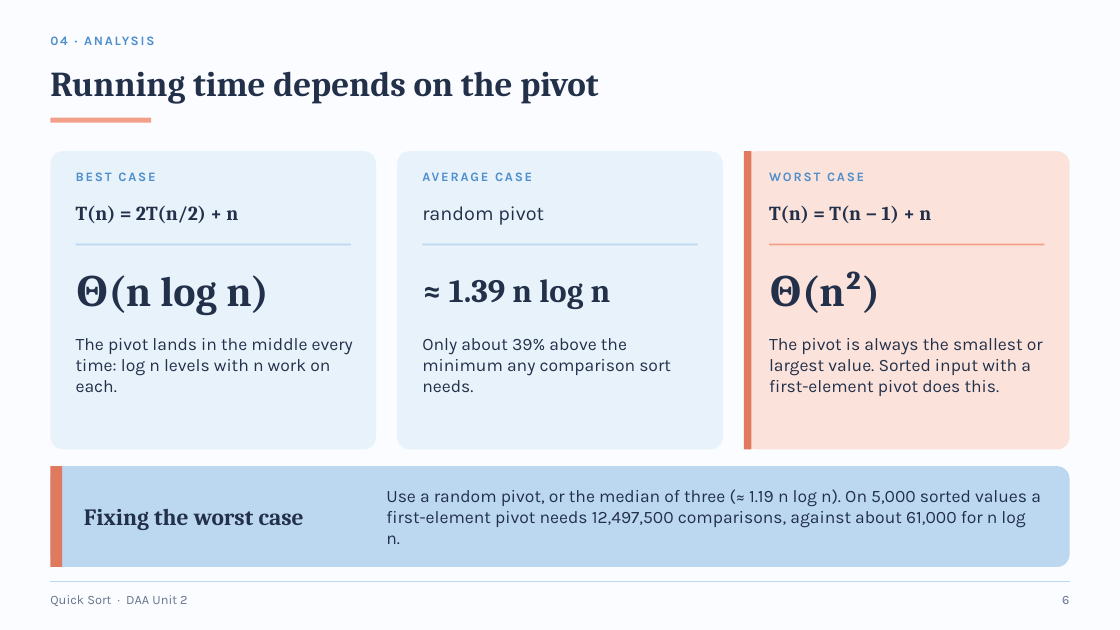
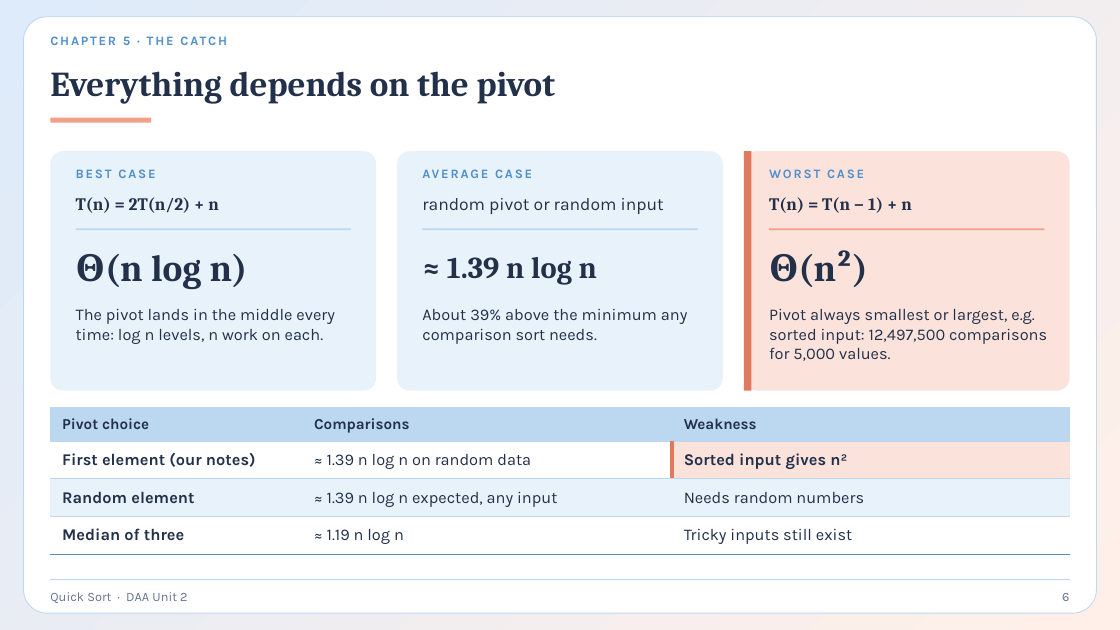
Before and after one commit to AmeyKuradeAK/DAA, a slide deck: slide 6 of QuickSort_DAA.pptx. Drawn at 1120x630 pixels with LibreOffice and Linux fonts; fonts in the diff are those of the drawing. Boxes give left, top, right and bottom in pixels: in the first picture for what was removed or moved away, otherwise in the second. Text is boxed around its words. In the diff, an @@ line names an element or a change of style, - is before the commit and + after.

```diff
--- a/QuickSort_DAA.pptx
+++ b/QuickSort_DAA.pptx
@@ background #FAFCFF to gradient #DDEBFA to #FFEFE8 @@
@@ rounded rectangle added at bbox=[24, 17, 1096, 613], fill #FFFFFF, outline #BCD8F1 0.75 pt @@
@@ text at bbox=[123, 36, 130, 45]: text changed @@
-04 · ANALYSIS
+CHAPTER 5 · THE CATCH
@@ title at bbox=[50, 71, 555, 104]: text changed @@
-Running time depends on the pivot
+Everything depends on the pivot
@@ rounded rectangle: place and size @@
-rounded rectangle at bbox=[50, 151, 376, 450]
+rounded rectangle at bbox=[50, 151, 376, 391]
@@ rounded rectangle: place and size @@
-rounded rectangle at bbox=[397, 151, 723, 450]
+rounded rectangle at bbox=[397, 151, 723, 391]
@@ text "AVERAGE CASE": place and size @@
-text "AVERAGE CASE" at bbox=[423, 164, 707, 189]
+text "AVERAGE CASE" at bbox=[423, 161, 707, 185]
@@ proportions changed in 3 elements at bbox=[50, 151, 376, 391], bbox=[397, 151, 723, 391], bbox=[744, 151, 1070, 391] @@
@@ rounded rectangle: place and size @@
-rounded rectangle at bbox=[744, 151, 1070, 450]
+rounded rectangle at bbox=[744, 151, 1070, 391]
@@ rectangle: place and size @@
-rectangle at bbox=[744, 151, 752, 450]
+rectangle at bbox=[744, 151, 752, 391]
@@ text "T(n) = 2T(n/2) + n" at bbox=[76, 197, 219, 213]: size 17 to 15 pt @@
@@ text at bbox=[422, 198, 664, 214]: text changed; size 17 to 15 pt @@
-random pivot
+random pivot or random input
@@ text "T(n) = T(n − 1) ..." at bbox=[769, 197, 912, 213]: size 17 to 15 pt @@
@@ text "Θ(n log n)": place and size @@
-text "Θ(n log n)" at bbox=[76, 275, 269, 315]
+text "Θ(n log n)" at bbox=[76, 254, 248, 289]
@@ text "Θ(n log n)" at bbox=[76, 254, 248, 289]: size 36 to 32 pt @@
@@ text "≈ 1.39 n log n": place and size @@
-text "≈ 1.39 n log n" at bbox=[449, 279, 611, 309]
+text "≈ 1.39 n log n" at bbox=[447, 257, 597, 285]
@@ text "≈ 1.39 n log n" at bbox=[447, 257, 597, 285]: size 28 to 26 pt @@
@@ text "Θ(n²)" at bbox=[769, 250, 867, 287]: size 36 to 32 pt @@
@@ text "Θ(n²)": place and size @@
-text "Θ(n²)" at bbox=[769, 271, 880, 313]
+text "Θ(n²)" at bbox=[769, 250, 867, 287]
@@ 3 rectangles: place and size @@
-3 rectangles at bbox=[76, 244, 1045, 245]
+3 rectangles at bbox=[76, 229, 1045, 230]
@@ text at bbox=[76, 309, 335, 344]: text changed; size 15 to 14 pt @@
-The pivot lands in the middle every time: log n levels with n work on each.
+The pivot lands in the middle every time: log n levels, n work on each.
@@ text at bbox=[422, 309, 687, 344]: text changed; size 15 to 14 pt @@
-Only about 39% above the minimum any comparison sort needs.
+About 39% above the minimum any comparison sort needs.
@@ text at bbox=[769, 309, 1047, 361]: text changed; size 15 to 14 pt @@
-The pivot is always the smallest or largest value. Sorted input with a first-element pivot does this.
+Pivot always smallest or largest, e.g. sorted input: 12,497,500 comparisons for 5,000 values.
@@ table added at bbox=[50, 408, 1070, 555], 4 rows, 3 columns @@
+Pivot choice | Comparisons | Weakness
+First element (our notes) | ≈ 1.39 n log n on random data | Sorted input gives n²
+Random element | ≈ 1.39 n log n expected, any input | Needs random numbers
+Median of three | ≈ 1.19 n log n | Tricky inputs still exist
@@ rounded rectangle removed at bbox=[50, 466, 1070, 567] @@
@@ rectangle removed at bbox=[50, 466, 62, 567] @@
@@ text removed at bbox=[84, 509, 304, 530] @@
-Fixing the worst case
@@ text removed at bbox=[386, 489, 1041, 544] @@
-Use a random pivot, or the median of three (≈ 1.19 n log n). On 5,000 sorted values a first-element pivot needs 12,497,500 comparisons, against about 61,000 for n log n.
```
Also in this commit, not shown: 5 other slides changed, 2 slides added, 1 slide removed, 1 other file.
